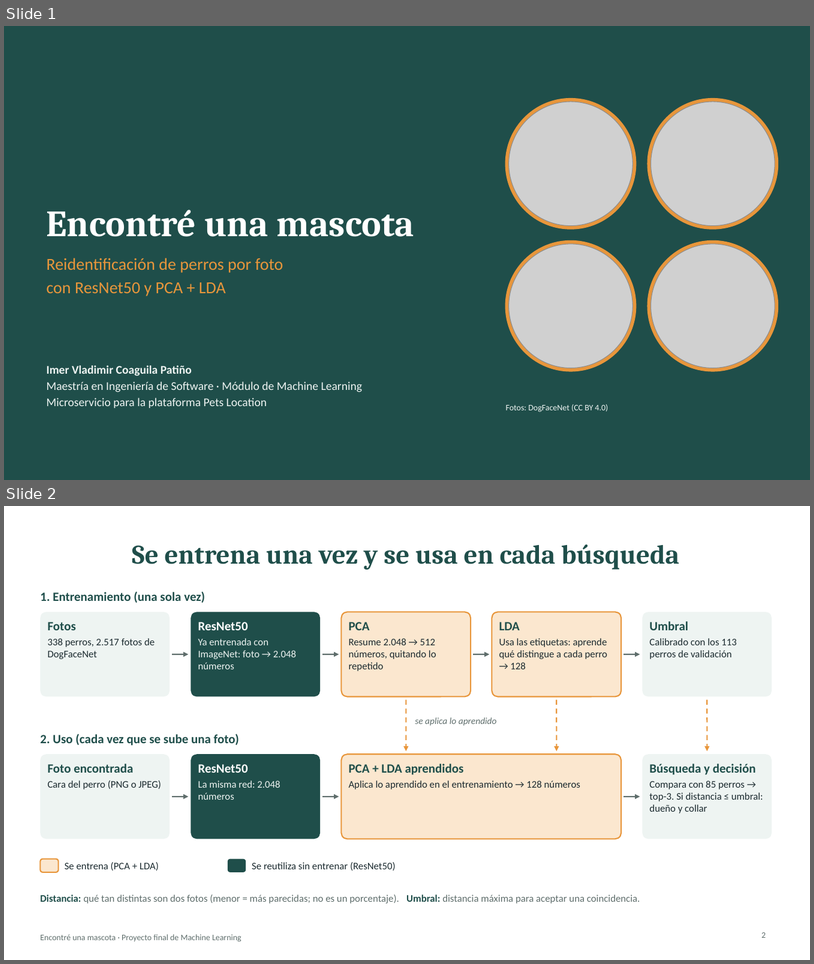
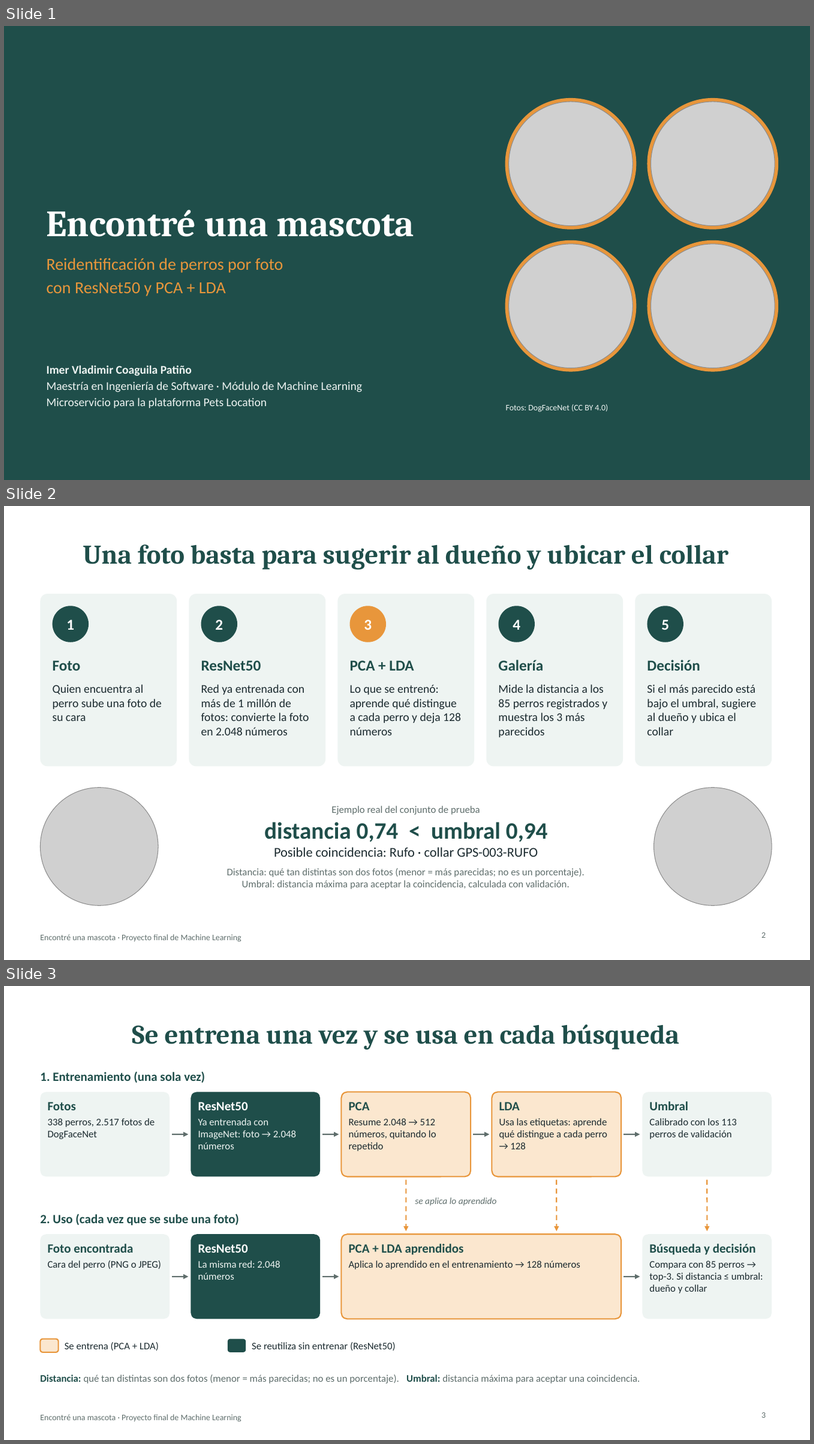
Before and after one commit to imertetsu/pet-reid-service, a slide deck: docs/presentacion/presentacion-ml.pptx. Shown one above the other, each under a label of ours: slides 1 and 2 before the commit, slides 1, 2 and 3 after it. The pictures are 814x964 and 814x1444 pixels, drawn with LibreOffice and Linux fonts; fonts in the diff are those of the drawing; grey boxes stand for pictures. Boxes give left, top, right and bottom in pixels: in the first picture for what was removed or moved away, otherwise in the second. Text is boxed around its words. In the diff, an @@ line names an element or a change of style, - is before the commit and + after.

```diff
--- a/docs/presentacion/presentacion-ml.pptx
+++ b/docs/presentacion/presentacion-ml.pptx
@@ slide 2 added at (4, 506, 810, 960), background #FFFFFF; not listed: 1 template element that a slide beside it also shows @@
@@ title added at (83, 544, 729, 570), 32 pt, text #1F4E4A, bold @@
+Una foto basta para sugerir al dueño y ubicar el collar
@@ rounded rectangle added at (40, 594, 177, 766), fill #EEF4F2 @@
@@ rounded rectangle added at (189, 594, 326, 766), fill #EEF4F2 @@
@@ rounded rectangle added at (338, 594, 474, 766), fill #EEF4F2 @@
@@ rounded rectangle added at (487, 594, 623, 766), fill #EEF4F2 @@
@@ rounded rectangle added at (636, 594, 772, 766), fill #EEF4F2 @@
@@ ellipse added at (53, 606, 89, 642), fill #1F4E4A @@
@@ ellipse added at (201, 606, 237, 642), fill #1F4E4A @@
@@ ellipse added at (350, 606, 386, 642), fill #E8963B @@
@@ ellipse added at (499, 606, 535, 642), fill #1F4E4A @@
@@ ellipse added at (648, 606, 684, 642), fill #1F4E4A @@
@@ text added at (66, 619, 74, 630), 18 pt, text #FFFFFF, bold @@
+1
@@ text added at (215, 619, 223, 630), 18 pt, text #FFFFFF, bold @@
+2
@@ text added at (364, 619, 372, 630), 18 pt, text #FFFFFF, bold @@
+3
@@ text added at (513, 619, 521, 630), 18 pt, text #FFFFFF, bold @@
+4
@@ text added at (662, 619, 669, 630), 18 pt, text #FFFFFF, bold @@
+5
@@ text added at (53, 660, 81, 670), 18 pt, text #1F4E4A, bold @@
+Foto
@@ text added at (201, 660, 261, 670), 18 pt, text #1F4E4A, bold @@
+ResNet50
@@ text added at (350, 660, 414, 670), 18 pt, text #1F4E4A, bold @@
+PCA + LDA
@@ text added at (498, 660, 543, 670), 18 pt, text #1F4E4A, bold @@
+Galería
@@ text added at (647, 660, 701, 670), 18 pt, text #1F4E4A, bold @@
+Decisión
@@ text added at (53, 684, 162, 721), 14 pt, text #1B2A2F @@
+Quien encuentra al perro sube una foto de su cara
@@ text added at (201, 684, 309, 735), 14 pt, text #1B2A2F @@
+Red ya entrenada con más de 1 millón de fotos: convierte la foto en 2.048 números
@@ text added at (350, 684, 461, 735), 14 pt, text #1B2A2F @@
+Lo que se entrenó: aprende qué distingue a cada perro y deja 128 números
@@ text added at (498, 684, 608, 737), 14 pt, text #1B2A2F @@
+Mide la distancia a los 85 perros registrados y muestra los 3 más parecidos
@@ text added at (647, 684, 756, 735), 14 pt, text #1B2A2F @@
+Si el más parecido está bajo el umbral, sugiere al dueño y ubica el collar
@@ picture added at (40, 787, 158, 905) @@
@@ picture added at (654, 787, 772, 905) @@
@@ text added at (227, 805, 584, 889), 12 pt, text #5F6E6C @@
+Ejemplo real del conjunto de prueba
+distancia 0,74 < umbral 0,94
+Posible coincidencia: Rufo · collar GPS-003-RUFO
+Distancia: qué tan distintas son dos fotos (menor = más parecidas; no es un porcentaje).
+Umbral: distancia máxima para aceptar la coincidencia, calculada con validación.
@@ page number added at (762, 932, 766, 937), 10 pt, text #5F6E6C @@
+2
@@ what was slide 2 is now slide 3 @@
```
Also in this commit, not shown: 2 slides changed, 3 other files.
